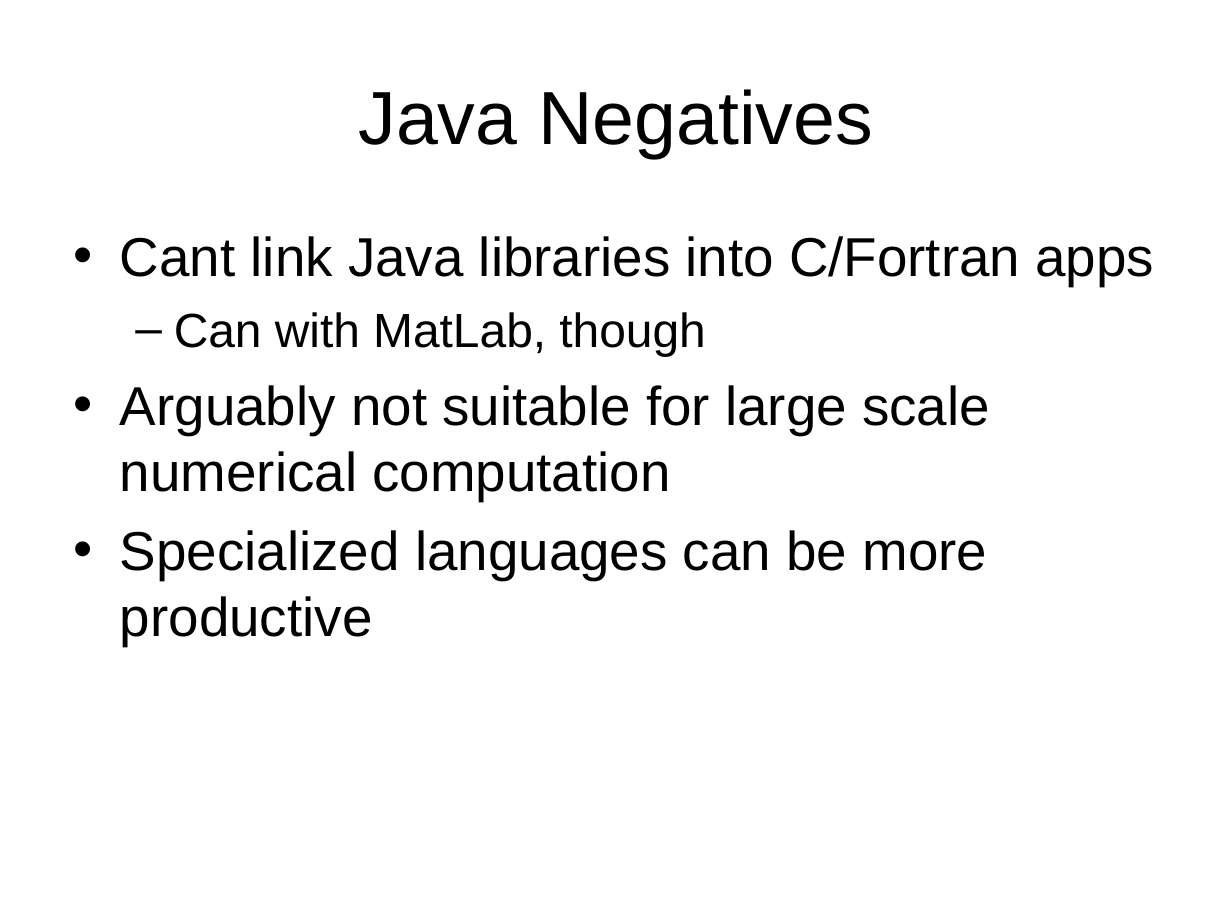
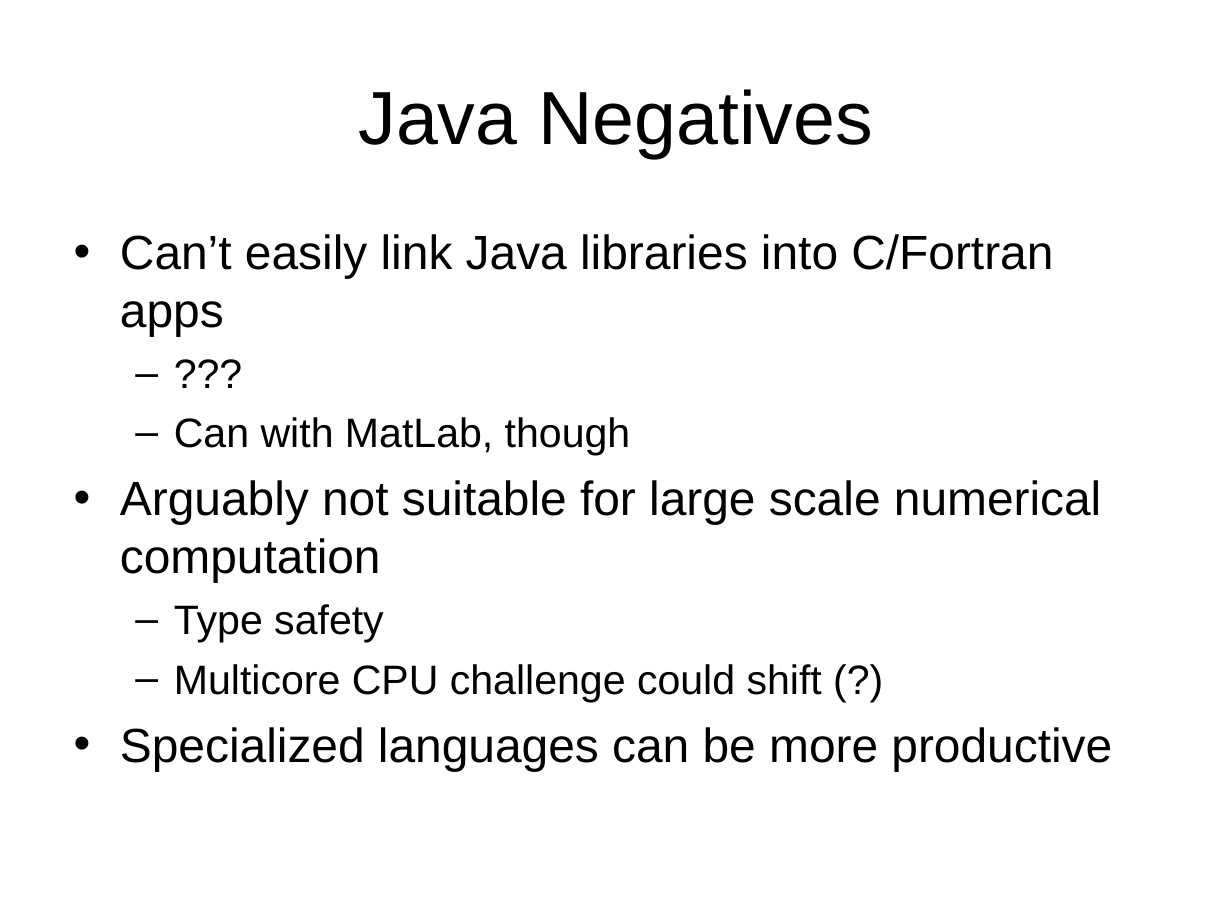
Before and after one commit to ooici-eoi/THREDDS, a slide deck: slide 5 of docs/web/netcdf-java/site/tutorial/CDMoverview.ppt (slide 3 before the commit). Drawn at 1232x924 pixels with LibreOffice and Linux fonts; fonts in the diff are those of the drawing; background and template pictures are left out. Boxes give left, top, right and bottom in pixels: in the first picture for what was removed or moved away, otherwise in the second. Text is boxed around its words. In the diff, an @@ line names an element or a change of style, - is before the commit and + after.

```diff
--- a/docs/web/netcdf-java/site/tutorial/CDMoverview.ppt
+++ b/docs/web/netcdf-java/site/tutorial/CDMoverview.ppt
@@ text at (120, 234, 1053, 336): text changed; size 32 to 28 pt @@
-• Cant link Java libraries into C/Fortran apps
+• Can’t easily link Java libraries into C/Fortran apps
+  – ???
@@ text at (120, 417, 1112, 771): size 28 to 24 pt in "Can with MatLab, though"; size 32 to 28 pt in "Arguably not suitable for large scale numerical ...", "Specialized languages can be more productive"; less space between paragraphs @@
@@ text at (174, 604, 822, 702): paragraphs added @@
+  – Type safety
+  – Multicore CPU challenge could shift (?)
```
Also in this commit, not shown: 13 other slides changed, 30 slides added, 18 slides removed.
